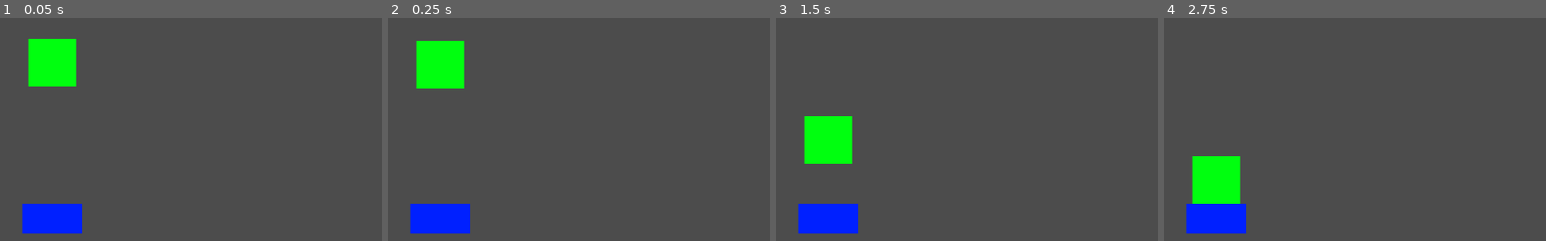
Above: before the commit, frames 1-4 (left to right).
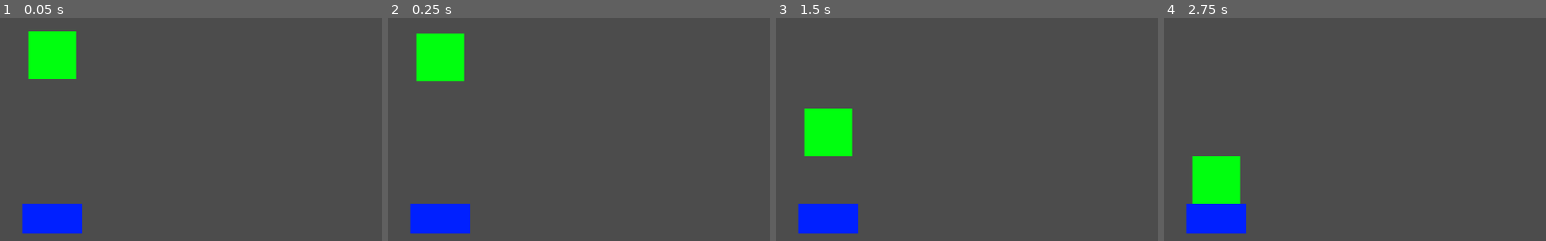
Above: after the commit, the same moments.

Repository: jamesgreen-0795/exe-hackathon
Game: Godot game, scene res://Main.tscn
The game is run twice, just before and just after one commit, with the same random seed, the same clock (stepped at 60 frames per second) and the same inputs. The project has no main scene, so this scene is started directly.
Inputs:
- Up to frame 1 (0.05 s): no input
- Up to frame 2 (0.25 s): no input
- Up to frame 3 (1.5 s): no input
- Up to frame 4 (2.75 s): no input
The pictures show only the part of the screen within x 0-50%, y 0-50%; the shares and areas given below are measured in that part.

The runs differ from the first frame. In frame 1, 0.9% of the frame differs, in the area x 7-20%, y 5-31%; in frame 2, 0.9%; in frame 3, 0.9%; in frame 4, nothing differs.

Commit message:
refactored nodes to make it work properly

Diff:
--- a/TakeThis/Main.tscn
+++ b/TakeThis/Main.tscn
@@ -4,10 +4,12 @@
 [ext_resource path="res://Wall.tscn" type="PackedScene" id=2]
 
 [node name="Main" type="Node2D"]
+position = Vector2( 70, 50 )
 
 [node name="Player" parent="." instance=ExtResource( 1 )]
 
 [node name="Walls" type="Node" parent="."]
+editor/display_folded = true
 
 [node name="Wall" parent="Walls" instance=ExtResource( 2 )]
 position = Vector2( 50, 270 )
--- a/TakeThis/Player.tscn
+++ b/TakeThis/Player.tscn
@@ -15,15 +15,12 @@
 "speed": 5.0
 } ]
 
-[node name="Player" type="Node2D"]
-position = Vector2( 70, 60 )
+[node name="Player" type="RigidBody2D"]
+physics_material_override = SubResource( 4 )
 
-[node name="RigidBody2D" type="RigidBody2D" parent="."]
-physics_material_override = SubResource( 1 )
+[node name="CollisionShape2D" type="CollisionShape2D" parent="."]
+shape = SubResource( 5 )
 
-[node name="CollisionShape2D" type="CollisionShape2D" parent="RigidBody2D"]
-shape = SubResource( 2 )
-
-[node name="AnimatedSprite" type="AnimatedSprite" parent="RigidBody2D"]
+[node name="AnimatedSprite" type="AnimatedSprite" parent="."]
 scale = Vector2( 2, 2 )
 frames = SubResource( 3 )
--- a/TakeThis/Wall.tscn
+++ b/TakeThis/Wall.tscn
@@ -13,14 +13,12 @@
 "speed": 5.0
 } ]
 
-[node name="Wall" type="Node2D"]
+[node name="Wall" type="StaticBody2D"]
 
-[node name="StaticBody2D" type="StaticBody2D" parent="."]
-
-[node name="CollisionShape2D" type="CollisionShape2D" parent="StaticBody2D"]
+[node name="CollisionShape2D" type="CollisionShape2D" parent="."]
 shape = SubResource( 1 )
 
-[node name="AnimatedSprite" type="AnimatedSprite" parent="StaticBody2D"]
+[node name="AnimatedSprite" type="AnimatedSprite" parent="."]
 position = Vector2( -9.53674e-07, 9.53674e-07 )
 scale = Vector2( 1.25, 1.25 )
 frames = SubResource( 2 )
Not shown: 1 places in TakeThis/Player.tscn that only renumber resources
